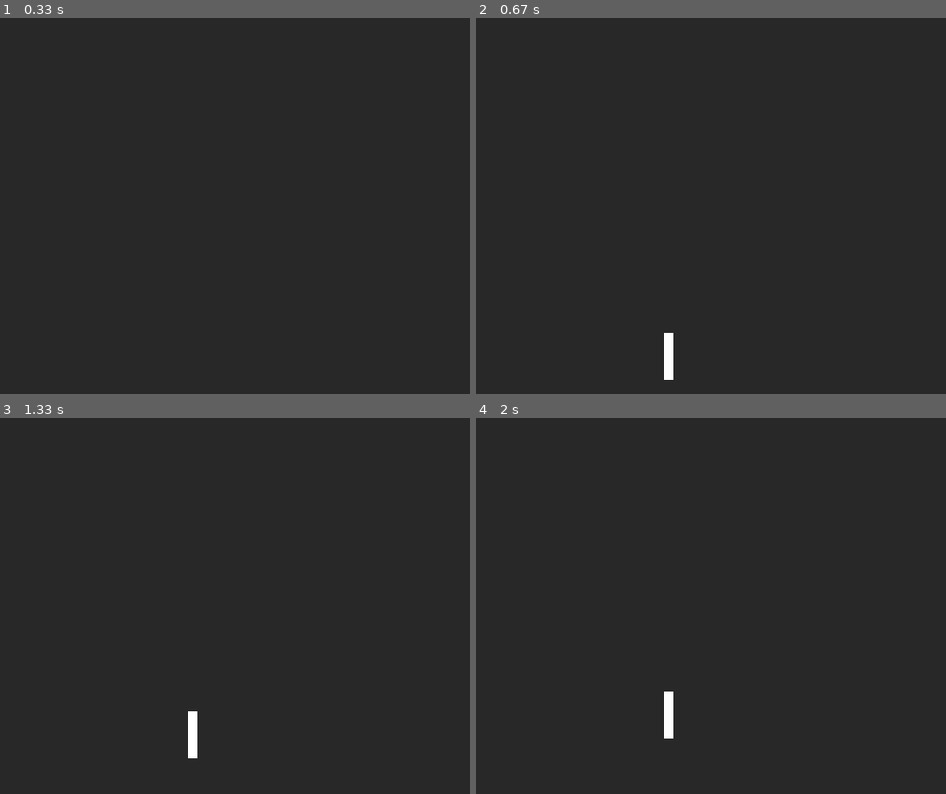
Above: before the commit, frames 1-4 (two rows, left to right).
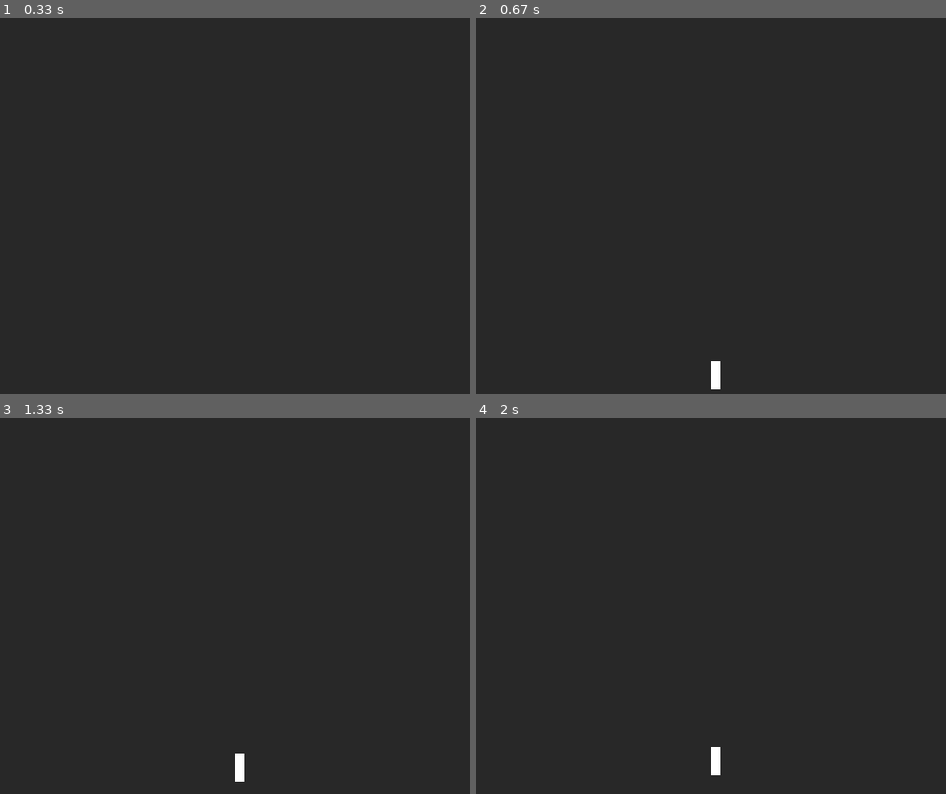
Above: after the commit, the same moments.

Repository: eleanoreclark/Per3_eleanore_pygame
Game: pygame game, started from game.py
Two runs of this game, one before a commit and one after it. Both use one fixed random seed, a clock stepped at 60 frames per second and the inputs below.
Inputs:
- Up to frame 1 (0.33 s): no input
- Up to frame 2 (0.67 s): tap Space at 0.33 s
- Up to frame 3 (1.33 s): no input
- Up to frame 4 (2 s): no input

Frame 1 is identical in both runs. In frame 2, 0.4% of the frame differs, in the area x 40-52%, y 83-99%; in frame 3, 0.4%; in frame 4, 0.4%.

Commit message:
jump using velocity unrelated to screen height

Diff:
--- a/game.py
+++ b/game.py
@@ -9,7 +9,11 @@
 drawn = False
 
 #make the player:
-surf = pygame.Surface((10, 50))
+player_height = 30
+jump_height = 300
+
+
+surf = pygame.Surface((10, player_height))
 surf.fill((255, 255, 255))
 surf.set_colorkey((255,0,0))
 
@@ -18,25 +22,30 @@
 
 
 def jump():
-	ycoord = screen_height - 50
+	current_coord = screen_height - player_height
+	velocity = .2
 
-	for i in range(1,2500,1):
+	screen.blit(surf, (int(screen_width/2), current_coord) )
+
+
+	for i in range(1,3000,1):
 		screen.fill((40, 40, 40))
-		ycoord = (ycoord**0.9997)
-		screen.blit(surf, (200,(ycoord)))
 
-		print(ycoord)
-		pygame.display.flip()
+		velocity = (velocity*.9990)
+		current_coord -= velocity
+		screen.blit(surf, ( int(screen_width/2), current_coord ))
 
-	for i in range(1,2500,1):
-		screen.fill((40, 40, 40))
-		ycoord = (ycoord**1.0003)
-		screen.blit(surf, (200,(ycoord)))
-
-		print(ycoord)
 		pygame.display.flip()
 
 
+	for i in range(1,3000,1):
+		screen.fill((40, 40, 40))
+
+		velocity = (velocity*1.0010)
+		current_coord += velocity
+		screen.blit(surf, ( int(screen_width/2), current_coord ))
+
+		pygame.display.flip()
 
 
 
@@ -49,11 +58,6 @@
 		print("jump!")
 		jump()
 
-	blitted_player = screen.blit(surf, ( (screen_width/2) , screen_height))
-
-	#jump()
-
-
-
+	screen.blit(surf, ( (screen_width/2) , screen_height))
 
 	pygame.display.flip()
